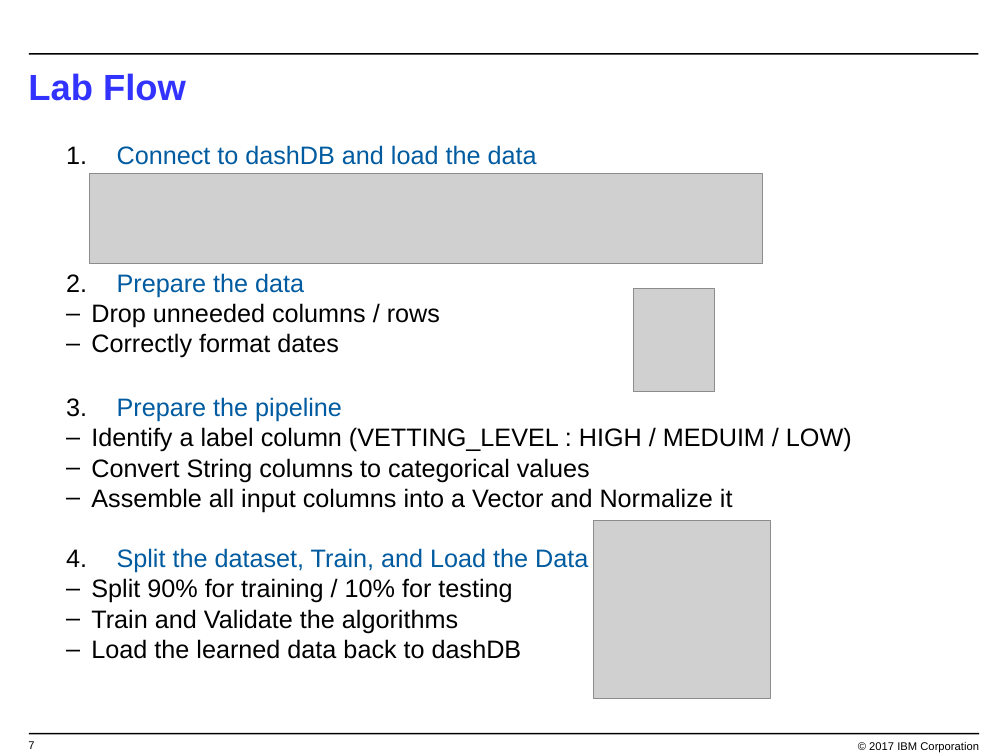
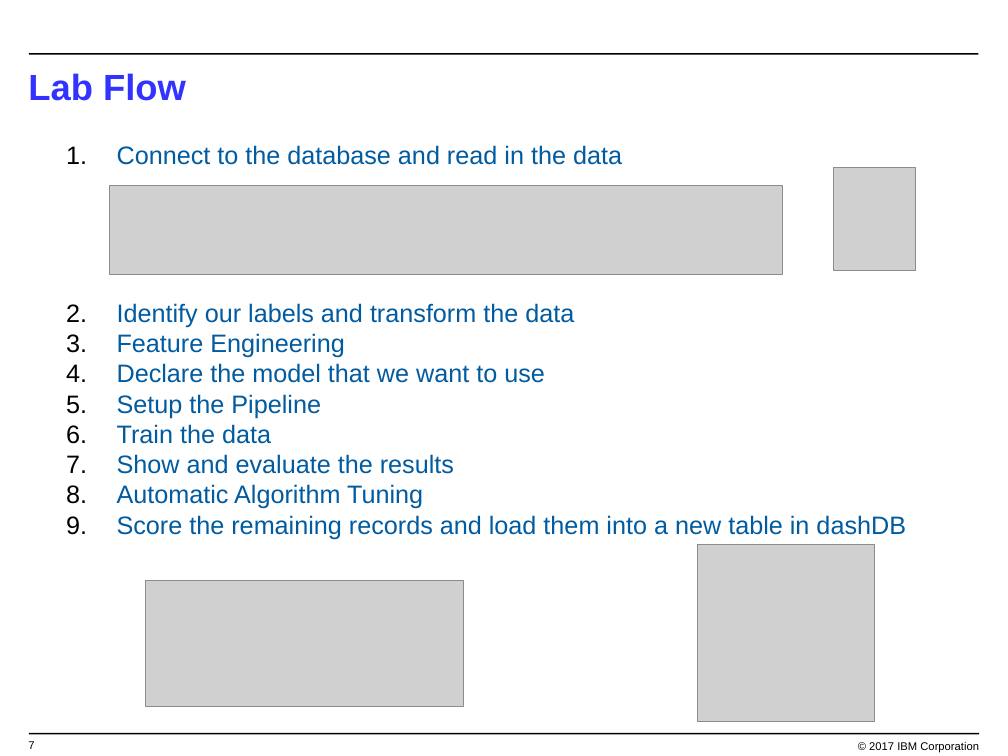
Before and after one commit to Davin-IBM/Proof-of-Technology, a slide deck: slide 7 of DSX/Lab-2/Lab2-MachineLearning.pptx. Drawn at 1008x756 pixels with LibreOffice and Linux fonts; fonts in the diff are those of the drawing; grey boxes stand for pictures; background and template pictures are left out. Boxes give left, top, right and bottom in pixels: in the first picture for what was removed or moved away, otherwise in the second. Text is boxed around its words. In the diff, an @@ line names an element or a change of style, - is before the commit and + after.

Commit message:
Modified Lab 2 Slides

```diff
--- a/DSX/Lab-2/Lab2-MachineLearning.pptx
+++ b/DSX/Lab-2/Lab2-MachineLearning.pptx
@@ text at <box>117,145,906,539</box>: text changed; text colour #000000 to #005BA0 @@
-  1. Connect to dashDB and load the data
-  2. Prepare the data
-  – Drop unneeded columns / rows
-  – Correctly format dates
-  3. Prepare the pipeline
-  – Identify a label column (VETTING_LEVEL : HIGH / MEDUIM / LOW)
-  – Convert String columns to categorical values
-  – Assemble all input columns into a Vector and Normalize it
-  4. Split the dataset, Train, and Load the Data
-  – Split 90% for training / 10% for testing
-  – Train and Validate the algorithms
-  – Load the learned data back to dashDB
+  1. Connect to the database and read in the data
+  2. Identify our labels and transform the data
+  3. Feature Engineering
+  4. Declare the model that we want to use
+  5. Setup the Pipeline
+  6. Train the data
+  7. Show and evaluate the results
+  8. Automatic Algorithm Tuning
+  9. Score the remaining records and load them into a new table in dashDB
@@ picture: place and size @@
-picture at <box>633,289,715,392</box>
+picture at <box>834,167,915,270</box>
@@ picture: place and size @@
-picture at <box>90,173,762,263</box>
+picture at <box>110,185,782,275</box>
@@ picture: place and size @@
-picture at <box>594,521,770,699</box>
+picture at <box>698,544,874,722</box>
@@ picture added at <box>146,581,464,707</box> @@
```
Also in this commit, not shown: 1 other slide changed, 1 slide added.
